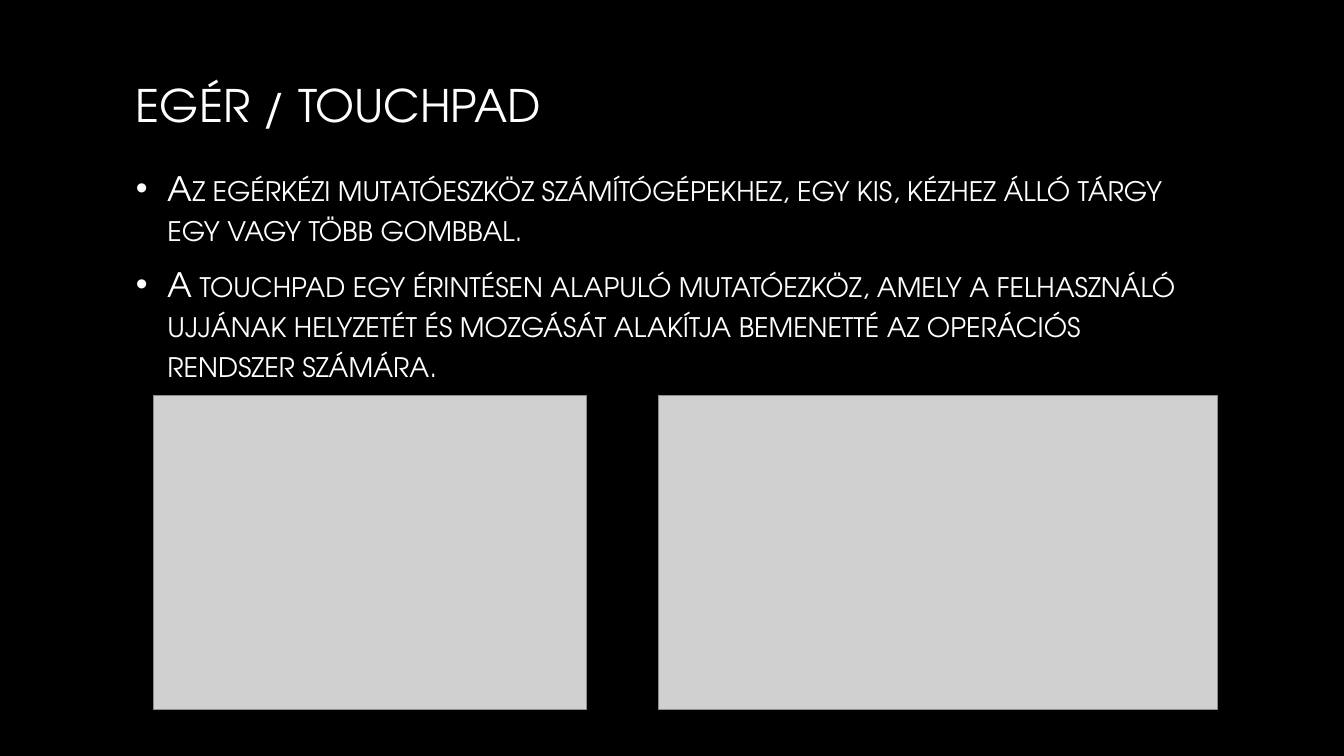
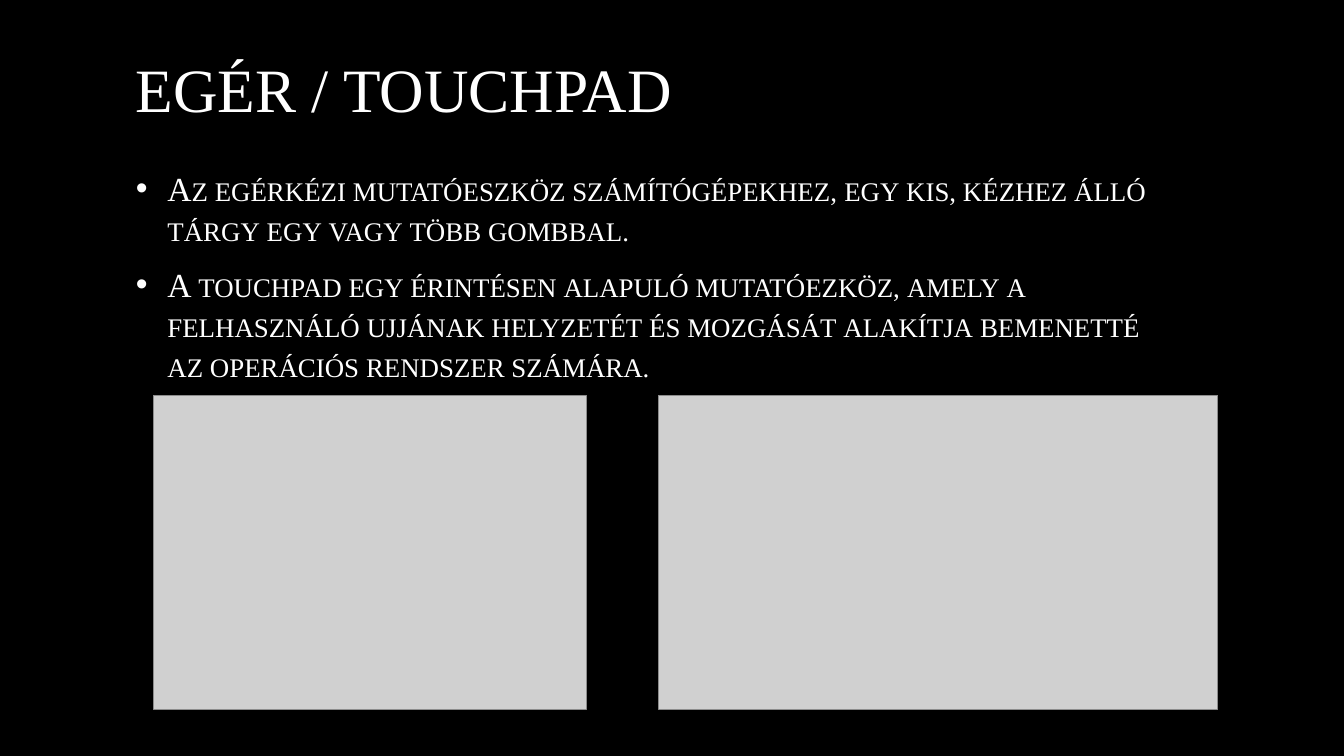
Before and after one commit to kkrisztiann/ikt_ppt1, a slide deck: slide 8 of Perifériák_KK.pptx. Drawn at 1344x756 pixels with LibreOffice and Linux fonts; fonts in the diff are those of the drawing; grey boxes stand for pictures; background and template pictures are left out. Boxes give left, top, right and bottom in pixels: in the first picture for what was removed or moved away, otherwise in the second. Text is boxed around its words. In the diff, an @@ line names an element or a change of style, - is before the commit and + after.

```diff
--- a/Perifériák_KK.pptx
+++ b/Perifériák_KK.pptx
@@ title "EGÉR / TOUCHPAD": place and size @@
-title "EGÉR / TOUCHPAD" at (136, 79, 541, 123)
+title "EGÉR / TOUCHPAD" at (136, 63, 672, 113)
@@ title "EGÉR / TOUCHPAD" at (136, 63, 672, 113): size 32 to 44 pt, font TeX Gyre Adventor to Times New Roman @@
@@ text "Az egérkézi mutatóeszköz számítógépekhez, egy ..." at (167, 181, 1146, 378): font TeX Gyre Adventor to Times New Roman, text colour gradient #FFFFFF to #BFBFBF to #FFFFFF @@
```
Also in this commit, not shown: 9 other slides changed, 1 slide added.
